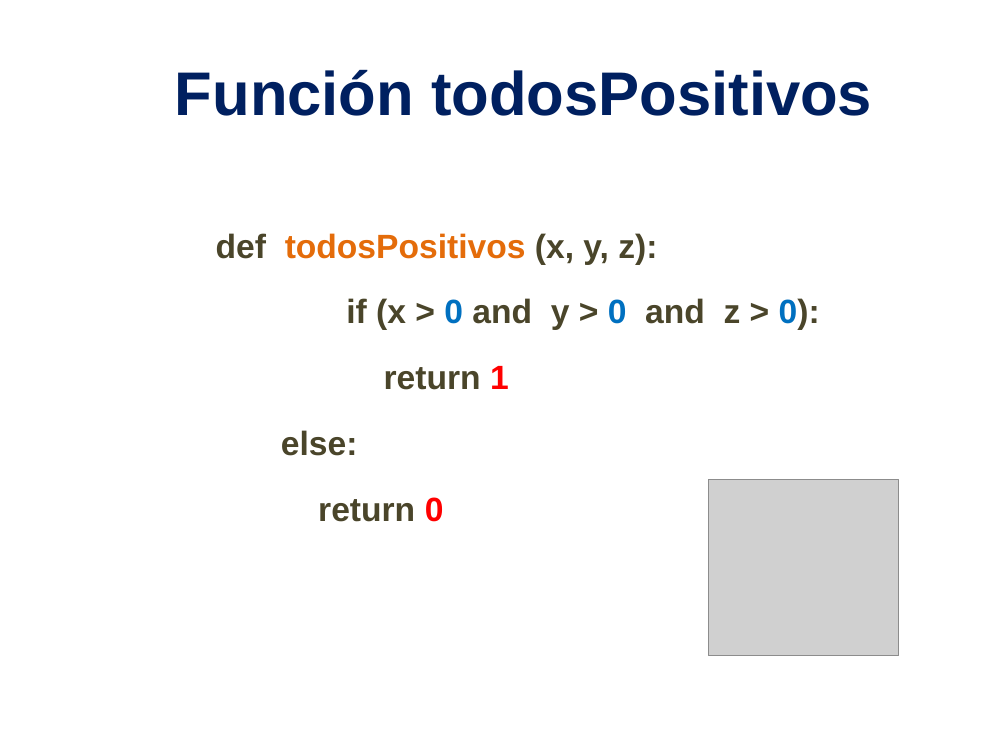
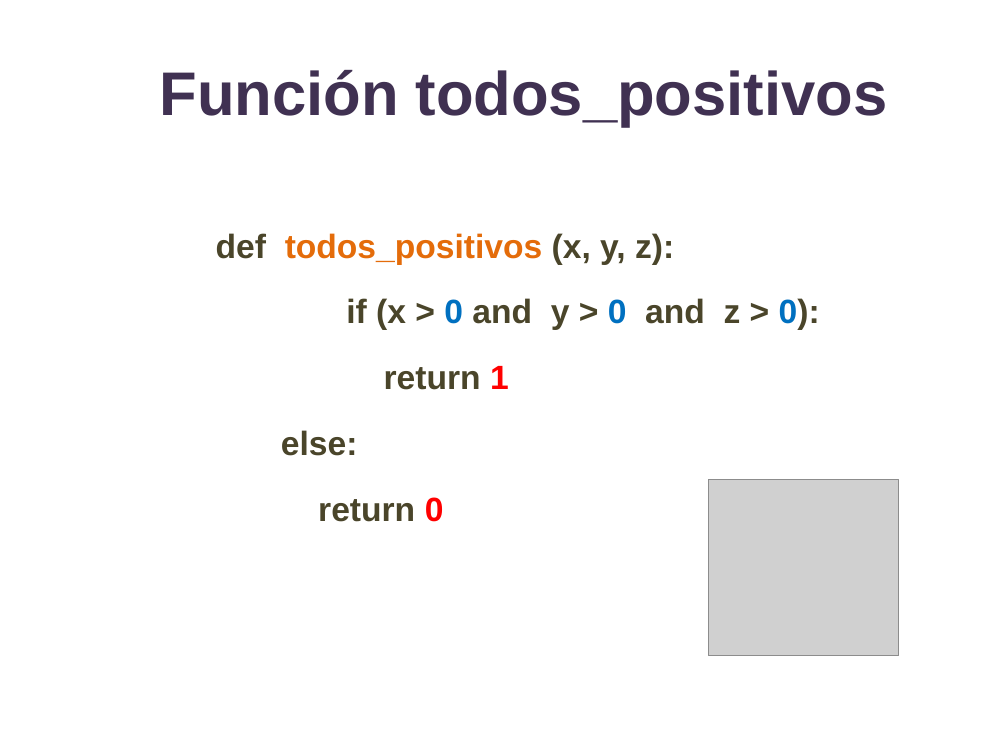
Before and after one commit to lizetheP/PensamientoC, a slide deck: slide 22 of Calendario2022/presentaciones/6_Funciones.pptx. Drawn at 1008x756 pixels with LibreOffice and Linux fonts; fonts in the diff are those of the drawing; grey boxes stand for pictures. Boxes give left, top, right and bottom in pixels: in the first picture for what was removed or moved away, otherwise in the second. Text is boxed around its words. In the diff, an @@ line names an element or a change of style, - is before the commit and + after.

```diff
--- a/Calendario2022/presentaciones/6_Funciones.pptx
+++ b/Calendario2022/presentaciones/6_Funciones.pptx
@@ text at box(159, 70, 888, 126): text changed; text colour #002060 to #403152 @@
-Función todosPositivos
+Función todos_positivos
@@ text at box(216, 233, 674, 265): text changed @@
-  def todosPositivos (x, y, z):
+  def todos_positivos (x, y, z):
```
Also in this commit, not shown: 6 other slides changed, 5 other files.
